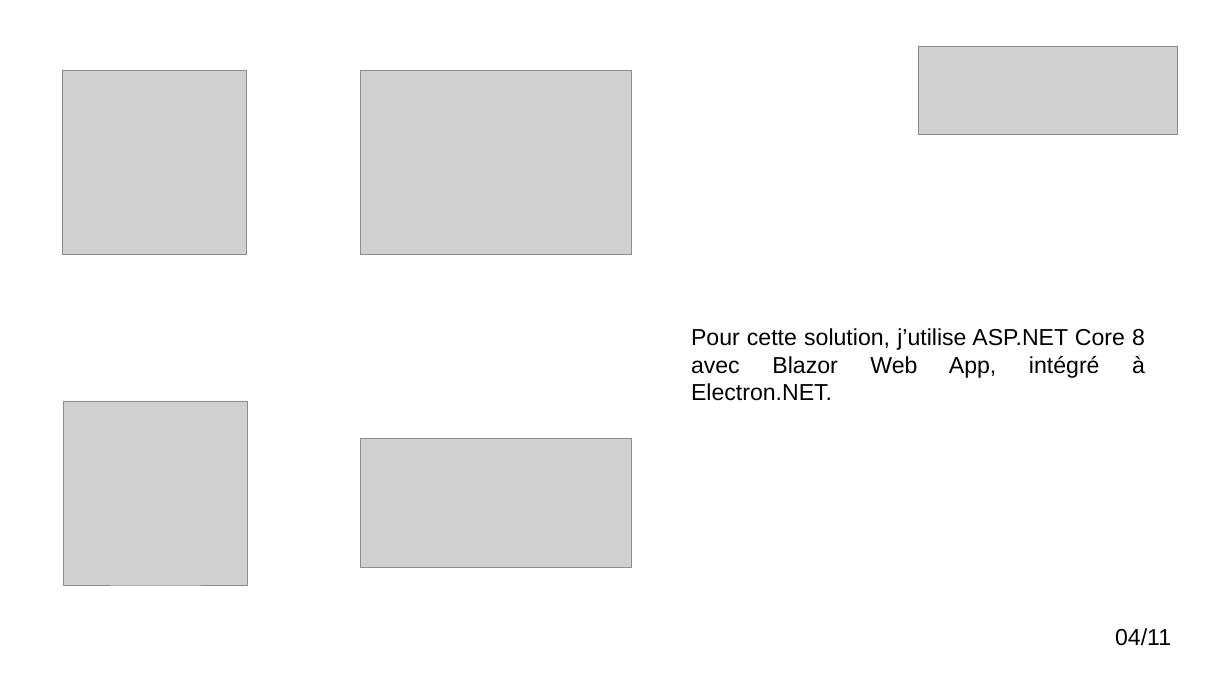
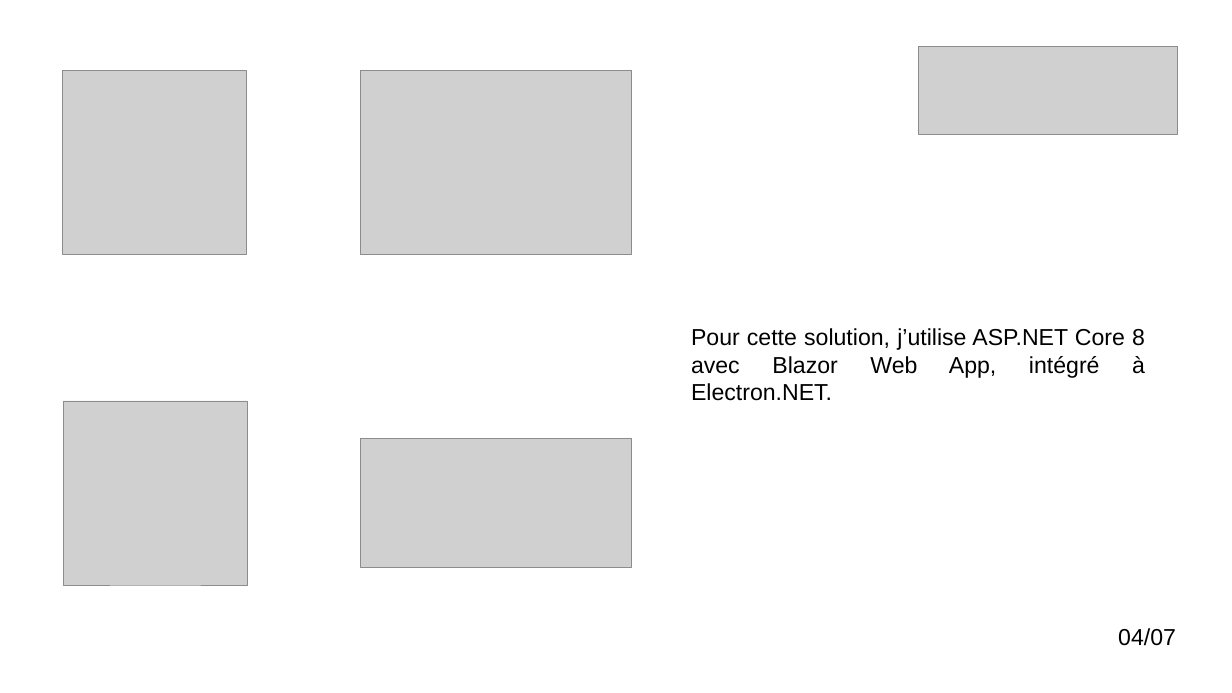
Before and after one commit to FilleuxStudio/Facilys, a slide deck: slide 5 of Docs/Présentation/Présentation-1-DF.pptx. Drawn at 1232x693 pixels with LibreOffice and Linux fonts; fonts in the diff are those of the drawing; grey boxes stand for pictures; background and template pictures are left out. Boxes give left, top, right and bottom in pixels: in the first picture for what was removed or moved away, otherwise in the second. Text is boxed around its words. In the diff, an @@ line names an element or a change of style, - is before the commit and + after.

```diff
--- a/Docs/Présentation/Présentation-1-DF.pptx
+++ b/Docs/Présentation/Présentation-1-DF.pptx
@@ text at (1118,628,1176,646): text changed @@
-04/11
+04/07
```
Also in this commit, not shown: 11 other slides changed, 11 other files.
